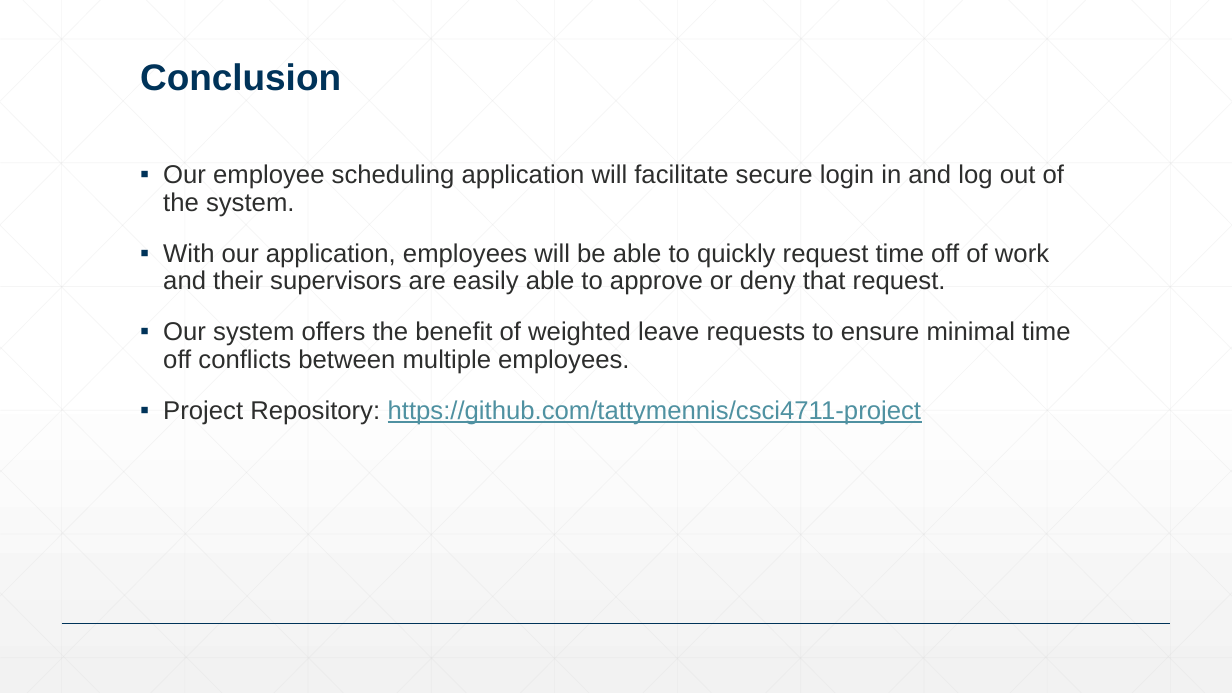
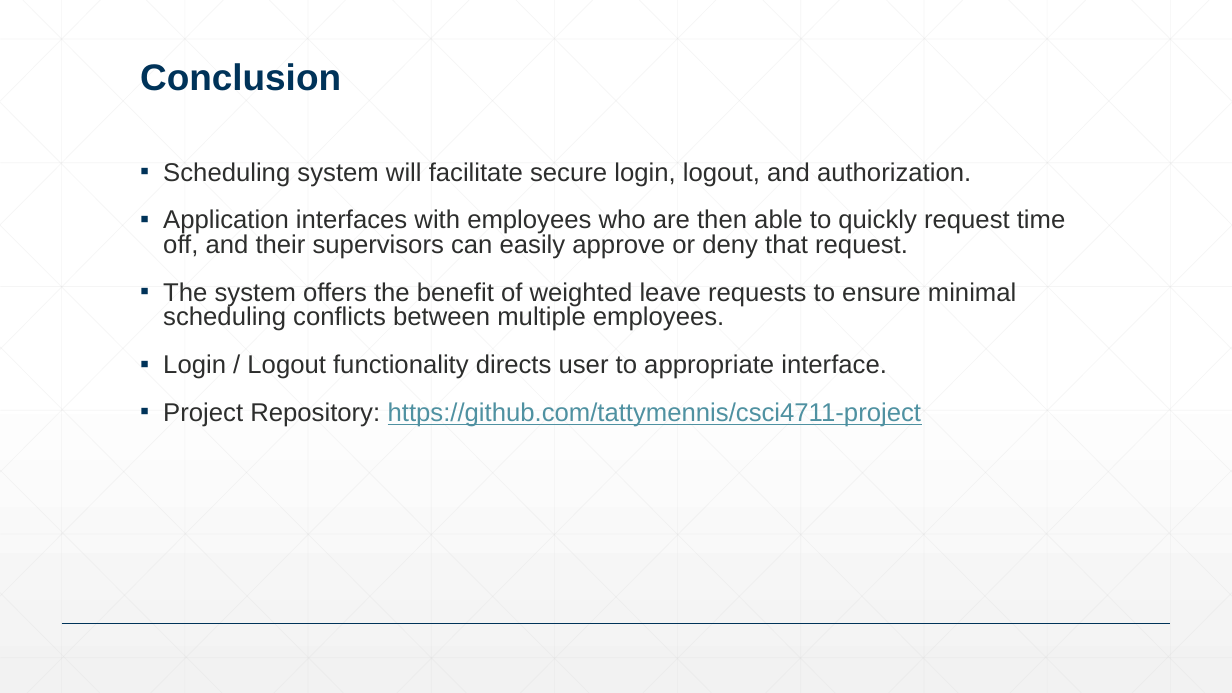
Before and after one commit to tattymennis/csci-4711-project, a slide deck: slide 5 of presentations/presentation-final.pptx. Drawn at 1232x693 pixels with LibreOffice and Linux fonts; fonts in the diff are those of the drawing. Boxes give left, top, right and bottom in pixels: in the first picture for what was removed or moved away, otherwise in the second. Text is boxed around its words. In the diff, an @@ line names an element or a change of style, - is before the commit and + after.

```diff
--- a/presentations/presentation-final.pptx
+++ b/presentations/presentation-final.pptx
@@ text at [163, 162, 1066, 379]: text changed @@
-▪ Our employee scheduling application will facilitate secure login in and log out of the system.
-▪ With our application, employees will be able to quickly request time off of work and their supervisors are easily able to approve or deny that request.
-▪ Our system offers the benefit of weighted leave requests to ensure minimal time off conflicts between multiple employees.
+▪ Scheduling system will facilitate secure login, logout, and authorization.
+▪ Application interfaces with employees who are then able to quickly request time off, and their supervisors can easily approve or deny that request.
+▪ The system offers the benefit of weighted leave requests to ensure minimal scheduling conflicts between multiple employees.
+▪ Login / Logout functionality directs user to appropriate interface.
@@ text at [163, 402, 921, 427]: line spacing 0.9 to 0.8 @@
```
Also in this commit, not shown: 3 other slides changed, 8 other files.
